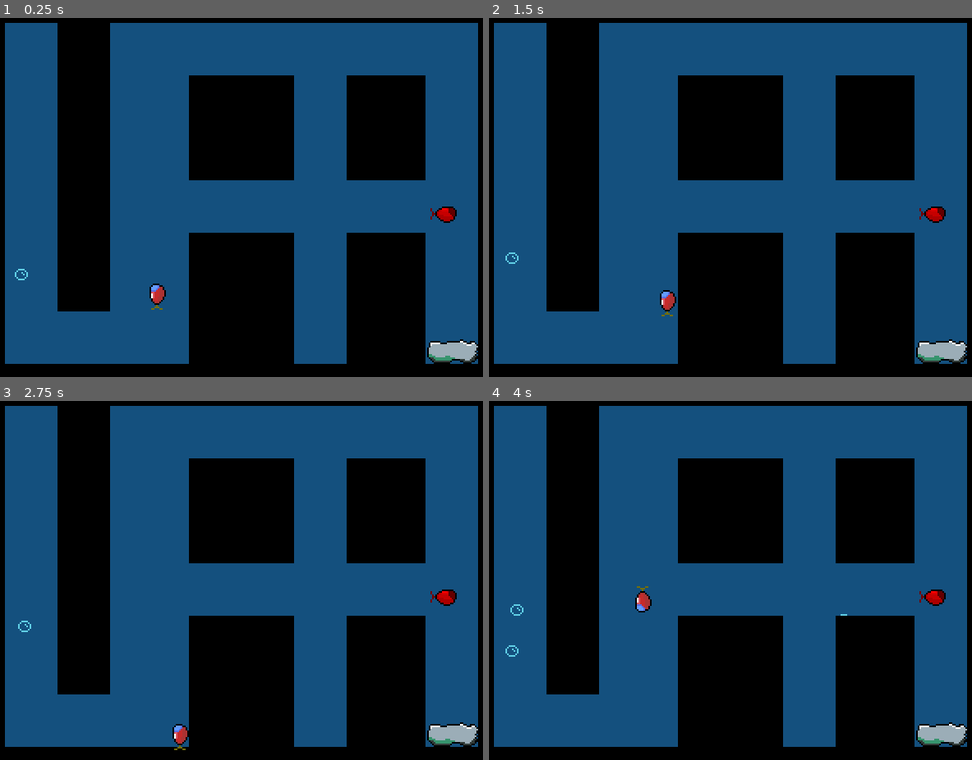
Above: before the commit, frames 1-4 (two rows, left to right).
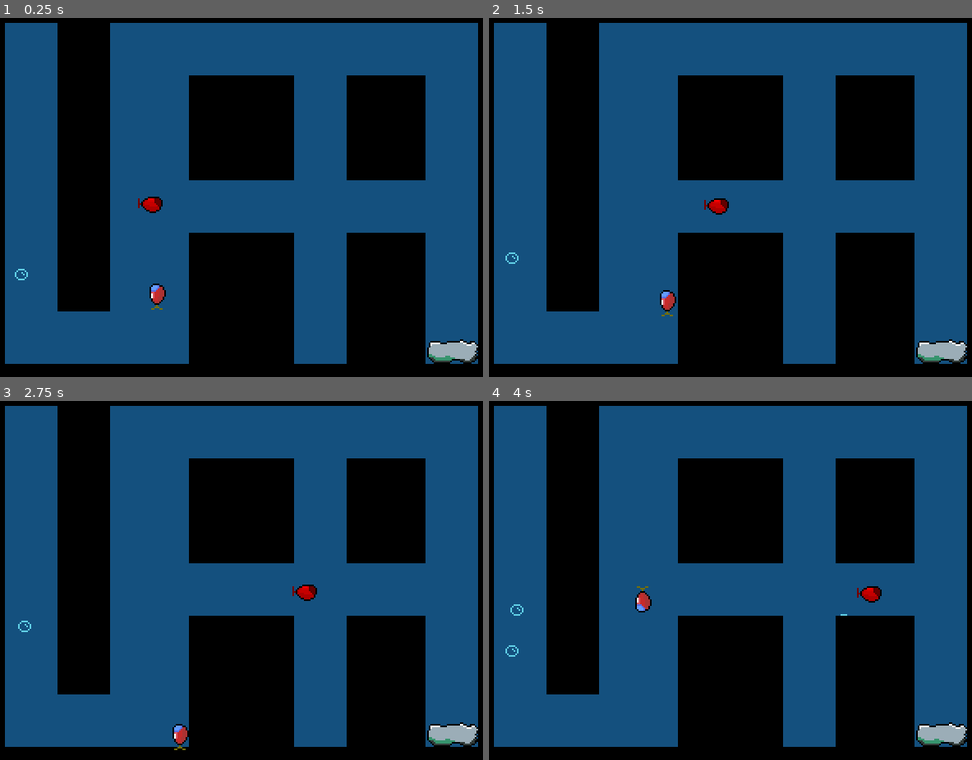
Above: after the commit, the same moments.

Repository: fabiosantoscode/game-deep-trouble
Game: Godot game, scene res://levels/test.tscn
Two runs of this game, one before a commit and one after it. Both use one fixed random seed, a clock stepped at 60 frames per second and the inputs below.
Inputs:
- Up to frame 1 (0.25 s): no input
- Up to frame 2 (1.5 s): hold D (right) 0.53-1.28 s; tap Space (shoot) at 0.6, 1.35 s; hold S (down) from 1.28 s (still down)
- Up to frame 3 (2.75 s): release S (down) at 2.03 s; hold D (right) from 2.03 s (still down); tap Space (shoot) at 2.1 s
- Up to frame 4 (4 s): release D (right) at 2.78 s; hold W (up) 2.78-3.53 s; tap Space (shoot) at 2.85, 3.6 s; hold A (left) from 3.53 s (still down)

The runs differ from the first frame. In frame 1, 0.3% of the frame differs, in the area x 28-95%, y 49-58%; in frame 2, 0.3%; in frame 3, 0.3%; in frame 4, 0.3%.

Commit message:
initial enemy sub stuff

Diff:
--- a/elements/algae.tscn
+++ b/elements/algae.tscn
@@ -24,7 +24,7 @@
 
 [node name="AnimatedSprite2D" type="AnimatedSprite2D" parent="."]
 sprite_frames = SubResource("SpriteFrames_l610t")
-frame_progress = 0.576721
+frame_progress = 0.254662
 speed_scale = 0.5
 
 [node name="Sprite2D" type="Sprite2D" parent="."]
--- a/levels/test.tscn
+++ b/levels/test.tscn
@@ -24,6 +24,12 @@
 navigation_layer_0/layers = 1
 sources/0 = SubResource("TileSetAtlasSource_r4e4k")
 
+[sub_resource type="Curve2D" id="Curve2D_pnvjf"]
+_data = {
+"points": PackedVector2Array(0, 0, 0, 0, -187, -6, 0, 0, 0, 0, 0, -1, 0, 0, 0, 0, -186, -6)
+}
+point_count = 3
+
 [node name="Test" type="Node2D"]
 
 [node name="BubbleSpawner" parent="." instance=ExtResource("2_lkjt4")]
@@ -40,11 +46,14 @@
 
 [node name="EnemySub" parent="." instance=ExtResource("5_pnvjf")]
 position = Vector2(285, 133)
+progress_ratio_per_second = 0.1
+
+[node name="Path2D" type="Path2D" parent="EnemySub"]
+curve = SubResource("Curve2D_pnvjf")
 
 [node name="Sub" parent="." instance=ExtResource("1_72lju")]
 position = Vector2(109.499, 180.915)
 rotation = -1.55366
-scale = Vector2(1, 1)
 
 [node name="BubbleSpawner2" parent="." instance=ExtResource("2_lkjt4")]
 position = Vector2(26, 172)
--- /dev/null
+++ b/sub/enemy_sub.gd
@@ -0,0 +1,16 @@
+extends Node2D
+class_name EnemySub
+
+@export var progress_ratio_per_second = 1.0
+var path_follow: PathFollow2D
+@onready var enemy_sub_agent: EnemySubAgent = $EnemySubAgent
+
+func _ready() -> void:
+	assert(enemy_sub_agent.owner == self, "hard assumption about who owns who")
+	var paths = self.find_children("", "Path2D", true, false)
+	assert(len(paths) > 0)
+	assert(len(paths) < 2)
+	var path = paths[0]
+	path_follow = PathFollow2D.new()
+	path.add_child(path_follow)
+	path_follow.owner = self
--- a/sub/enemy_sub.tscn
+++ b/sub/enemy_sub.tscn
@@ -1,8 +1,9 @@
-[gd_scene load_steps=2 format=3 uid="uid://c6v3mktw5r5gy"]
+[gd_scene load_steps=3 format=3 uid="uid://c6v3mktw5r5gy"]
 
-[ext_resource type="PackedScene" uid="uid://djmdirnx2svhw" path="res://sub/sub.tscn" id="1_038o7"]
+[ext_resource type="Script" uid="uid://dforowvldgqus" path="res://sub/enemy_sub.gd" id="1_jgrtg"]
+[ext_resource type="PackedScene" uid="uid://c1lkgkrpbvqmt" path="res://sub/enemy_sub_agent.tscn" id="2_jgrtg"]
 
 [node name="EnemySub" type="Node2D"]
+script = ExtResource("1_jgrtg")
 
-[node name="Sub" parent="." instance=ExtResource("1_038o7")]
-is_enemy = true
+[node name="EnemySubAgent" parent="." instance=ExtResource("2_jgrtg")]
--- /dev/null
+++ b/sub/enemy_sub_agent.gd
@@ -0,0 +1,40 @@
+extends Node2D
+class_name EnemySubAgent
+
+@onready var visual: AnimatedSprite2D = $Visual
+
+func _ready():
+	visual.play("default")
+
+func _physics_process(delta: float) -> void:
+	var enemy_sub: EnemySub = self.owner
+	if enemy_sub.progress_ratio_per_second == null:
+		return
+
+	enemy_sub.path_follow.progress_ratio += enemy_sub.progress_ratio_per_second * delta
+
+	var old_pos = self.global_position
+	self.global_position = enemy_sub.path_follow.global_position
+
+	_update_visuals(old_pos, self.global_position)
+
+func _update_visuals(old_pos, new_pos):
+	var x_delta = new_pos.x - old_pos.x
+	var y_delta = new_pos.y - old_pos.y
+
+	var rotate = 0.0 # radians from Vector2.RIGHT, because the sprite faces right
+	var do_hflip = false
+	if absf(x_delta) > 0.01 or absf(y_delta) > 0.01:
+		if absf(x_delta) > absf(y_delta):
+			if x_delta < 0.0:
+				do_hflip = true
+			else:
+				pass
+		else:
+			if y_delta < 0.0:
+				rotate = -(TAU/4.0) # face up
+			else:
+				rotate = TAU / 4.0
+
+	visual.rotation = rotate
+	visual.flip_h = do_hflip
--- /dev/null
+++ b/sub/enemy_sub_agent.tscn
@@ -0,0 +1,27 @@
+[gd_scene load_steps=5 format=3 uid="uid://c1lkgkrpbvqmt"]
+
+[ext_resource type="Script" uid="uid://b5nepycun41e4" path="res://sub/enemy_sub_agent.gd" id="1_8beoy"]
+[ext_resource type="Texture2D" uid="uid://da6b5k1qrxgyp" path="res://sub/sub1.png" id="2_s5whb"]
+[ext_resource type="Texture2D" uid="uid://clu652pcwt7wp" path="res://sub/sub2.png" id="3_lxhae"]
+
+[sub_resource type="SpriteFrames" id="SpriteFrames_uhnpv"]
+animations = [{
+"frames": [{
+"duration": 1.0,
+"texture": ExtResource("2_s5whb")
+}, {
+"duration": 1.0,
+"texture": ExtResource("3_lxhae")
+}],
+"loop": true,
+"name": &"default",
+"speed": 5.0
+}]
+
+[node name="EnemySubAgent" type="Node2D"]
+script = ExtResource("1_8beoy")
+
+[node name="Visual" type="AnimatedSprite2D" parent="."]
+modulate = Color(1, 0, 0, 1)
+position = Vector2(-1, 2)
+sprite_frames = SubResource("SpriteFrames_uhnpv")
--- a/sub/sub.gd
+++ b/sub/sub.gd
@@ -5,8 +5,6 @@
 @onready var sub_input: SubInput = $SubInput
 @onready var sub_visuals: SubVisuals = $SubVisuals
 @onready var sub_rock_grabbing: SubRockGrabbing = $SubRockGrabbing
-
-@export var is_enemy = false
 
 var has_rock: RockGrabbed = null
 
@@ -18,7 +16,6 @@
 	sub_movement.move_sub(self, mov, delta)
 	sub_visuals.is_facing_left = sub_movement.should_face_left(mov)
 	sub_visuals.claw_is_out = has_rock != null or sub_rock_grabbing.close_to_rock
-	sub_visuals.is_enemy = is_enemy
 	sub_rock_grabbing.try_grab_rock(self)
 	sub_rock_grabbing.try_drop_rock(self)
 
@@ -31,10 +28,3 @@
 func drop_rock():
 	assert(has_rock != null)
 	has_rock.become_dropped_rock(self)
-
-func _ready():
-	if not is_enemy:
-		return
-		var cam = Camera2D.new()
-		self.add_child(cam)
-		cam.owner = self
--- a/sub/sub_input.gd
+++ b/sub/sub_input.gd
@@ -6,18 +6,15 @@
 ## User input for the sub (WASD, arrow keys or controller).
 ## Enemy subs will use AI to provide movement
 func get_movement_input(sub: Sub) -> Vector2:
-	if not sub.is_enemy:
-		last_movement_input = Vector2(
-			Input.get_axis("left", "right"),
-			Input.get_axis("up", "down"),
-		)
-		if last_movement_input.length_squared() > 0.05:
-			last_movement_input = last_movement_input.limit_length(1.0)
-		else:
-			last_movement_input = Vector2.ZERO
-		return last_movement_input
+	last_movement_input = Vector2(
+		Input.get_axis("left", "right"),
+		Input.get_axis("up", "down"),
+	)
+	if last_movement_input.length_squared() > 0.05:
+		last_movement_input = last_movement_input.limit_length(1.0)
 	else:
-		return Vector2.ZERO
+		last_movement_input = Vector2.ZERO
+	return last_movement_input
 
 func _ai_stuff():
 	return Vector2.RIGHT
--- a/sub/sub_visuals.gd
+++ b/sub/sub_visuals.gd
@@ -9,10 +9,6 @@
 	set(val): claw_is_out = val; _update_visuals()
 	get: return claw_is_out
 
-@export var is_enemy = false:
-	set(val): is_enemy = val; _update_visuals()
-	get: return is_enemy
-
 @onready var sprite: AnimatedSprite2D = $AnimatedSprite2D
 @onready var claw: Sprite2D = $Claw
 
@@ -21,7 +17,6 @@
 	claw.visible = claw_is_out
 	sprite.flip_h = self.is_facing_left
 	claw.flip_h = self.is_facing_left
-	sprite.modulate = Color.RED if is_enemy else Color.WHITE
 
 func _ready():
 	sprite.play()
Not shown: 1 places in levels/test.tscn that only renumber resources
Not shown, added: sub/enemy_sub.gd.uid
Not shown, added: sub/enemy_sub_agent.gd.uid
